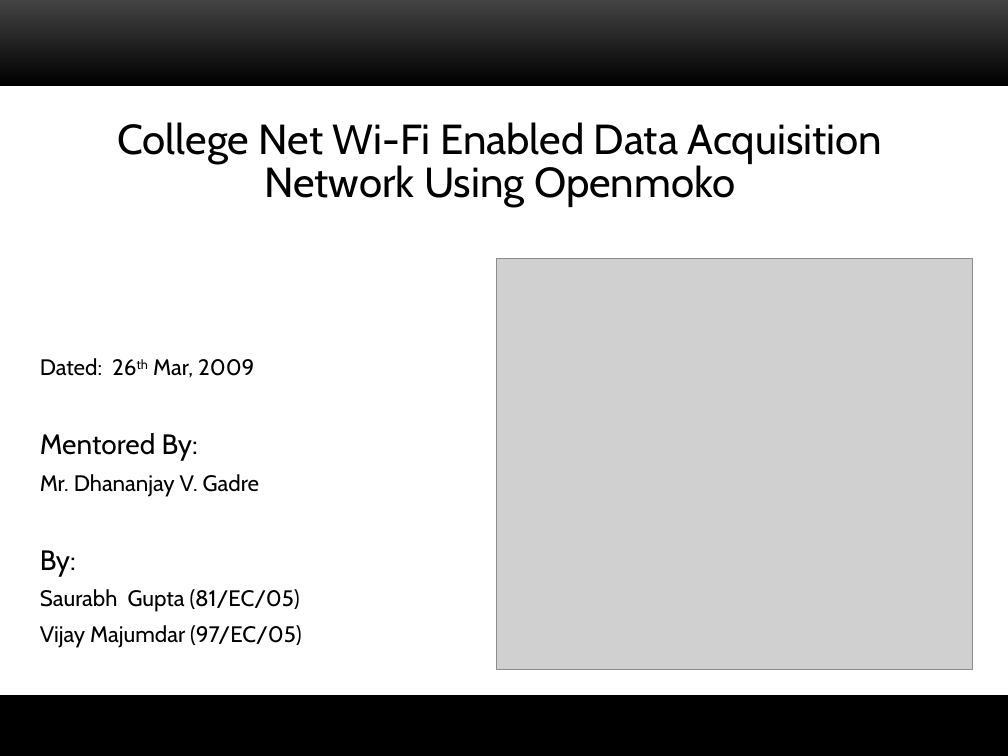
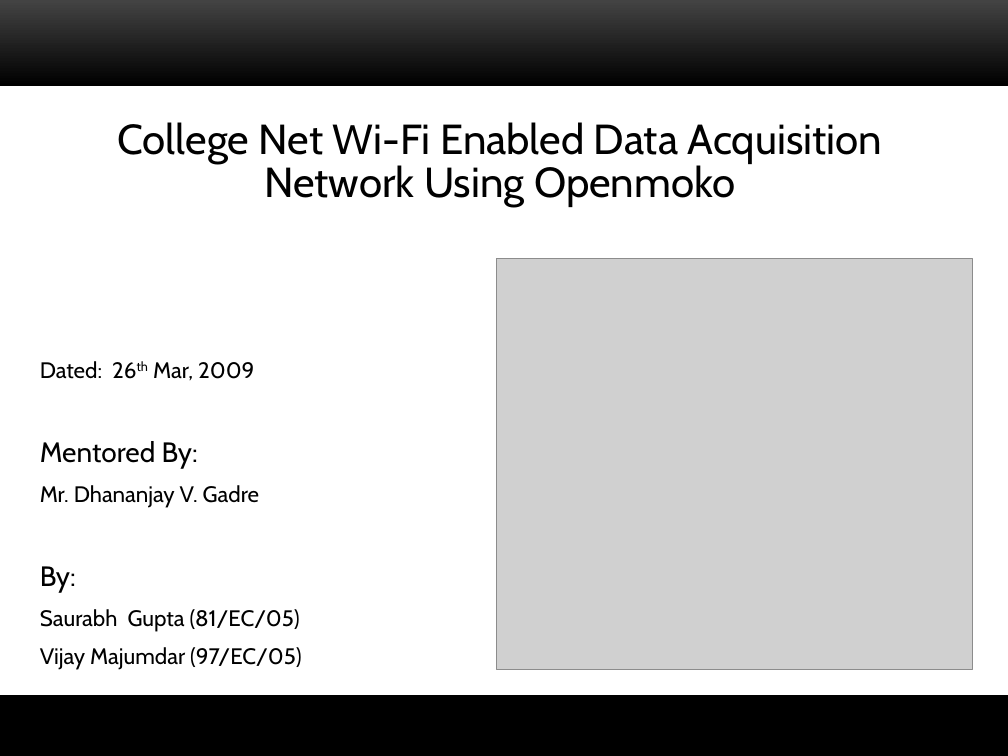
Before and after one commit to saurabh1403/attendance-on-openmoko, a slide deck: slide 1 of docs/mid-term-seminar.ppt. Drawn at 1008x756 pixels with LibreOffice and Linux fonts; fonts in the diff are those of the drawing; grey boxes stand for pictures; background and template pictures are left out. Boxes give left, top, right and bottom in pixels: in the first picture for what was removed or moved away, otherwise in the second. Text is boxed around its words. In the diff, an @@ line names an element or a change of style, - is before the commit and + after.

```diff
--- a/docs/mid-term-seminar.ppt
+++ b/docs/mid-term-seminar.ppt
@@ text "Dated: 26th Mar, 2009" at <box>40,361,302,670</box>: indent changed; line spacing 0.8 to 0.9 @@
```
Also in this commit, not shown: 3 other slides changed, 20 slides added, 24 slides removed, 2 other files.
